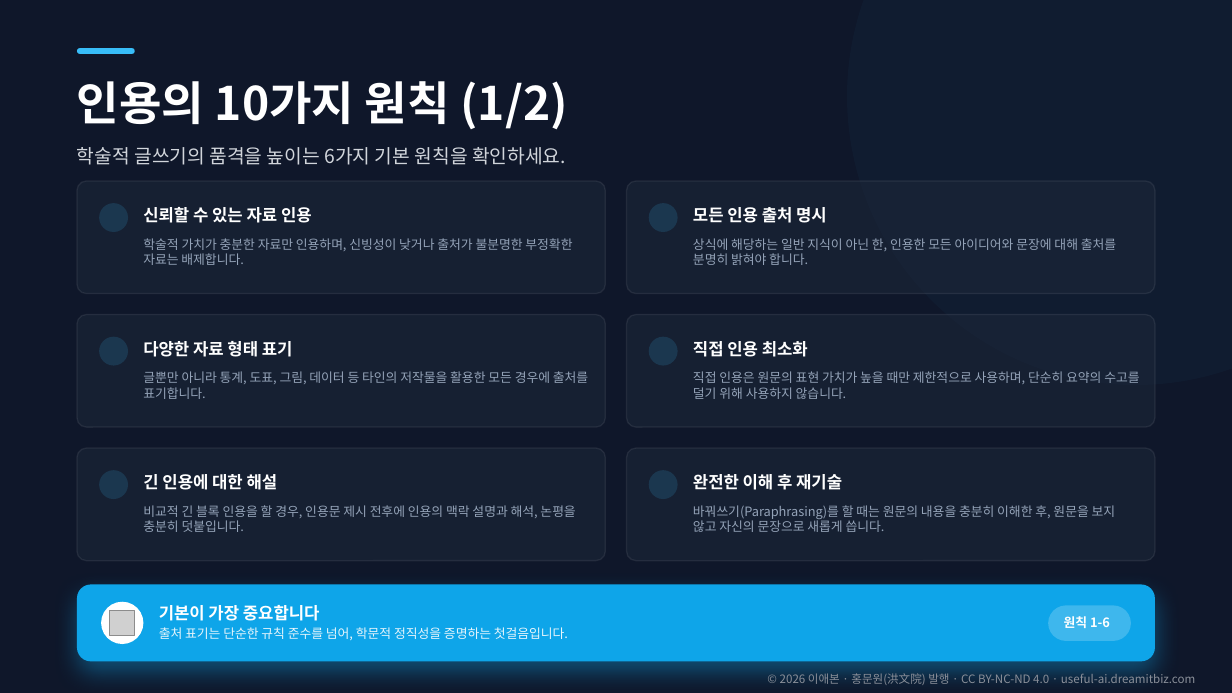
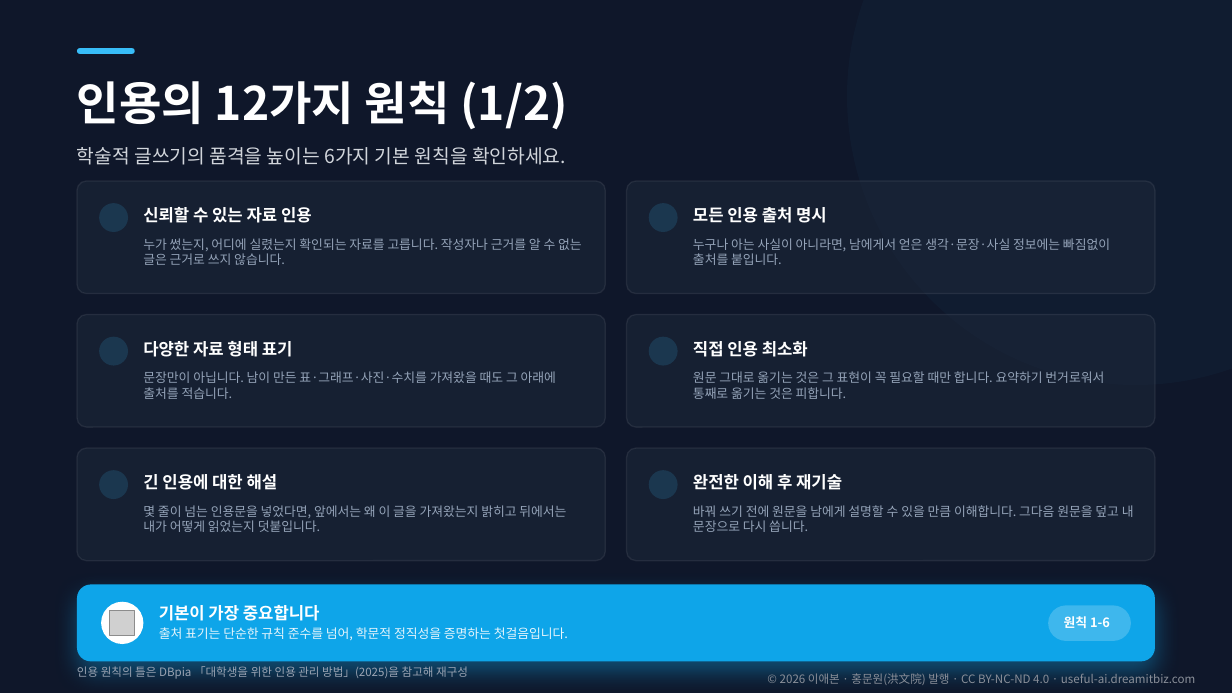
Before and after one commit to aebonlee/materials, a slide deck: slide 31 of library/b07-citation/b07-citation.pptx. Drawn at 1232x693 pixels with LibreOffice and Linux fonts; fonts in the diff are those of the drawing; grey boxes stand for pictures; background and template pictures are left out. Boxes give left, top, right and bottom in pixels: in the first picture for what was removed or moved away, otherwise in the second. Text is boxed around its words. In the diff, an @@ line names an element or a change of style, - is before the commit and + after.

```diff
--- a/library/b07-citation/b07-citation.pptx
+++ b/library/b07-citation/b07-citation.pptx
@@ text at (77,81,567,129): text changed @@
-인용의 10가지 원칙 (1/2)
+인용의 12가지 원칙 (1/2)
@@ text at (143,238,582,265): text changed @@
-학술적 가치가 충분한 자료만 인용하며, 신빙성이 낮거나 출처가 불분명한 부정확한 자료는 배제합니다.
+누가 썼는지, 어디에 실렸는지 확인되는 자료를 고릅니다. 작성자나 근거를 알 수 없는 글은 근거로 쓰지 않습니다.
@@ text at (693,238,1110,265): text changed @@
-상식에 해당하는 일반 지식이 아닌 한, 인용한 모든 아이디어와 문장에 대해 출처를 분명히 밝혀야 합니다.
+누구나 아는 사실이 아니라면, 남에게서 얻은 생각·문장·사실 정보에는 빠짐없이 출처를 붙입니다.
@@ text at (143,371,556,399): text changed @@
-글뿐만 아니라 통계, 도표, 그림, 데이터 등 타인의 저작물을 활용한 모든 경우에 출처를 표기합니다.
+문장만이 아닙니다. 남이 만든 표·그래프·사진·수치를 가져왔을 때도 그 아래에 출처를 적습니다.
@@ text at (693,371,1104,399): text changed @@
-직접 인용은 원문의 표현 가치가 높을 때만 제한적으로 사용하며, 단순히 요약의 수고를 덜기 위해 사용하지 않습니다.
+원문 그대로 옮기는 것은 그 표현이 꼭 필요할 때만 합니다. 요약하기 번거로워서 통째로 옮기는 것은 피합니다.
@@ text at (143,505,566,532): text changed @@
-비교적 긴 블록 인용을 할 경우, 인용문 제시 전후에 인용의 맥락 설명과 해석, 논평을 충분히 덧붙입니다.
+몇 줄이 넘는 인용문을 넣었다면, 앞에서는 왜 이 글을 가져왔는지 밝히고 뒤에서는 내가 어떻게 읽었는지 덧붙입니다.
@@ text at (693,505,1134,532): text changed @@
-바꿔쓰기(Paraphrasing)를 할 때는 원문의 내용을 충분히 이해한 후, 원문을 보지 않고 자신의 문장으로 새롭게 씁니다.
+바꿔 쓰기 전에 원문을 남에게 설명할 수 있을 만큼 이해합니다. 그다음 원문을 덮고 내 문장으로 다시 씁니다.
@@ text added at (77,666,468,679), 9 pt, text #9AA3B2 @@
+인용 원칙의 틀은 DBpia 「대학생을 위한 인용 관리 방법」(2025)을 참고해 재구성
```
Also in this commit, not shown: 5 other slides changed, 44 other files.
